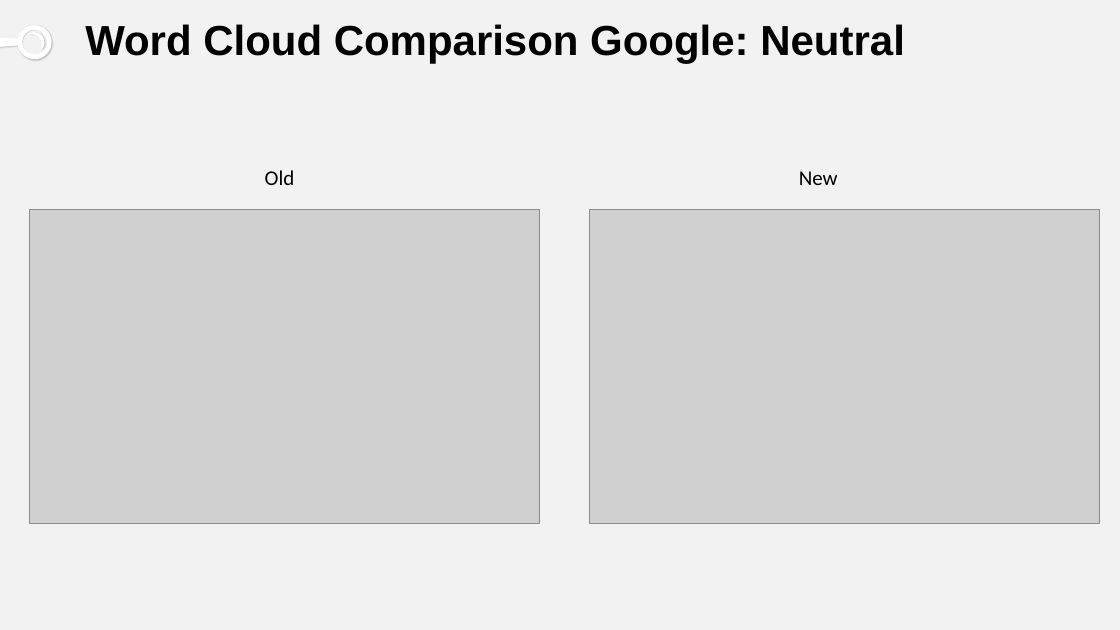
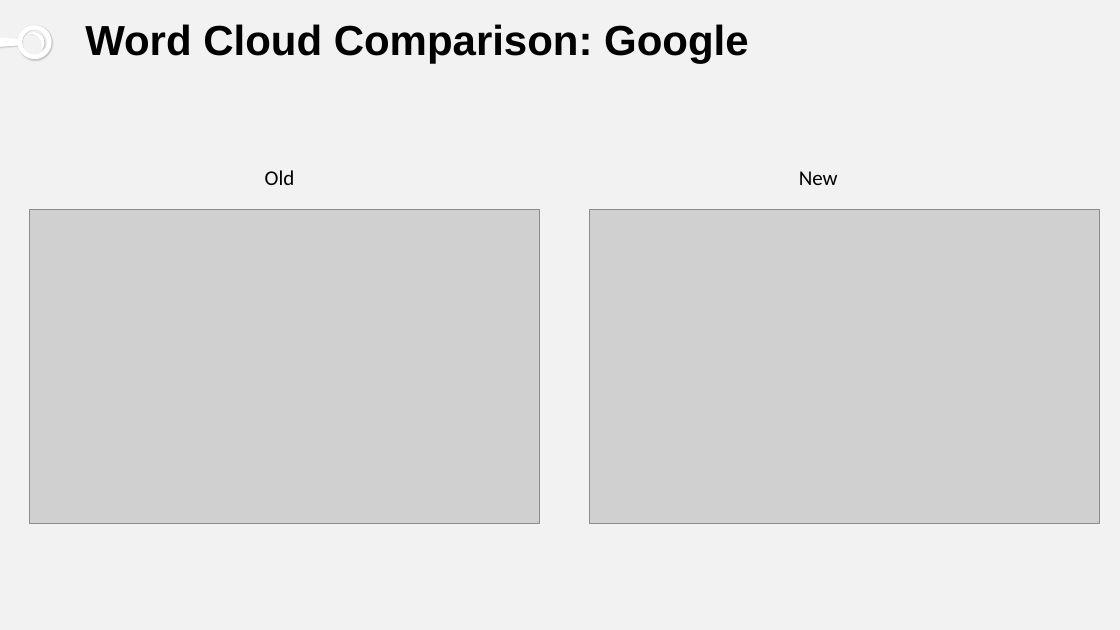
Before and after one commit to samlimish/Project5, a slide deck: slide 10 of twitter.pptx (slide 12 before the commit). Drawn at 1120x630 pixels with LibreOffice and Linux fonts; fonts in the diff are those of the drawing; grey boxes stand for pictures. Boxes give left, top, right and bottom in pixels: in the first picture for what was removed or moved away, otherwise in the second. Text is boxed around its words. In the diff, an @@ line names an element or a change of style, - is before the commit and + after.

```diff
--- a/twitter.pptx
+++ b/twitter.pptx
@@ title at [85, 24, 748, 63]: text changed @@
-Word Cloud Comparison Google: Neutral
+Word Cloud Comparison: Google
```
Also in this commit, not shown: 8 other slides changed, 4 slides added, 1 slide removed, 50 other files.
